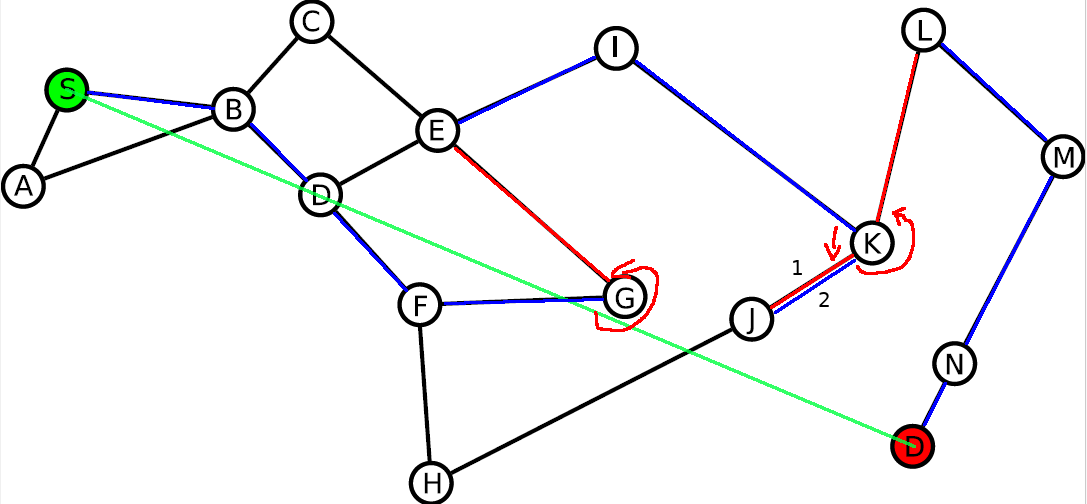
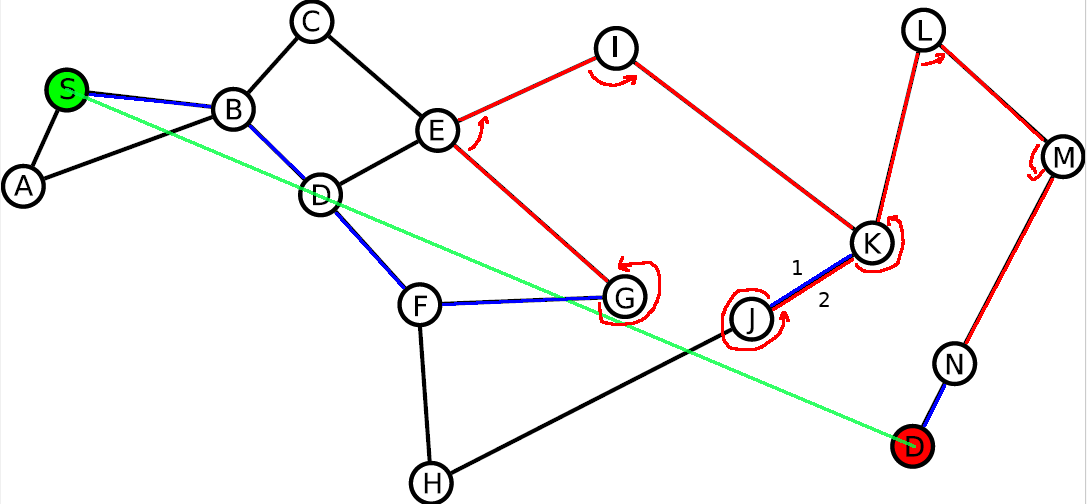
Revision of a layered (1087, 504) image; what changed, layer by layer:
painted on "path" over [87, 43, 1054, 427]
